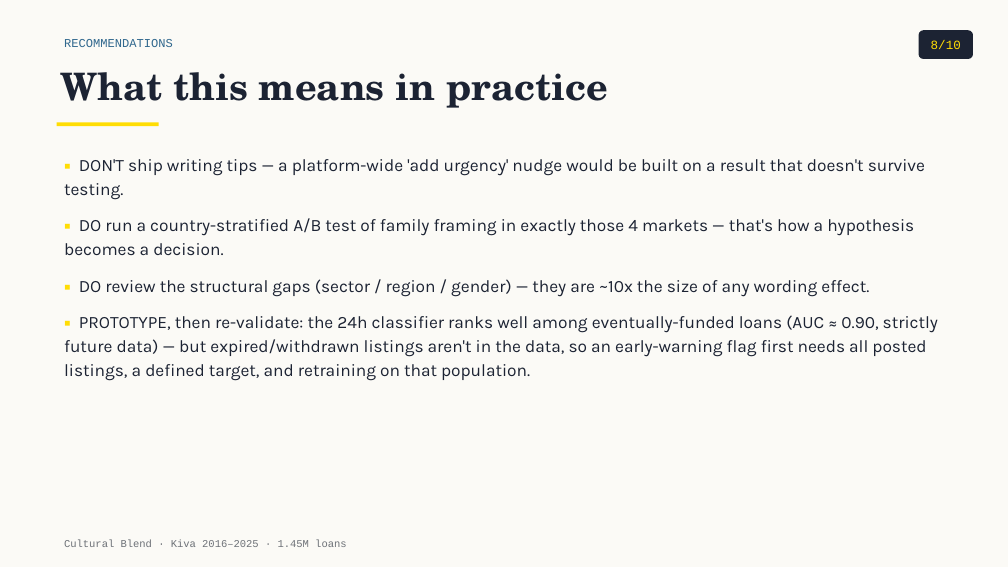
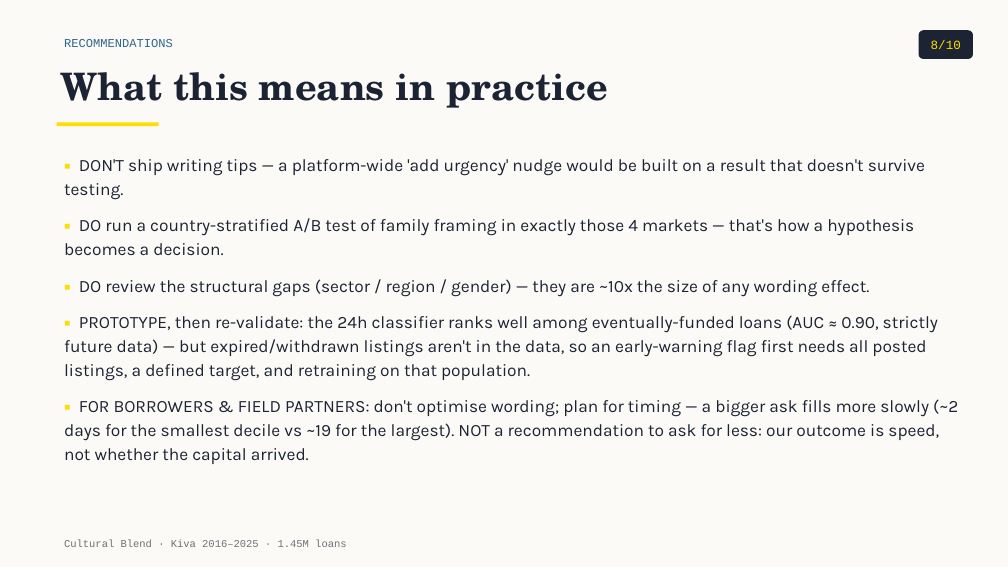
Before and after one commit to tuannm3812/unsw-ma-hackathon-2026, a slide deck: slide 8 of docs/presentation/slides_draft.pptx. Drawn at 1008x567 pixels with LibreOffice and Linux fonts; fonts in the diff are those of the drawing. Boxes give left, top, right and bottom in pixels: in the first picture for what was removed or moved away, otherwise in the second. Text is boxed around its words. In the diff, an @@ line names an element or a change of style, - is before the commit and + after.

```diff
--- a/docs/presentation/slides_draft.pptx
+++ b/docs/presentation/slides_draft.pptx
@@ text at <box>64,399,958,464</box>: paragraph added @@
+▪ FOR BORROWERS & FIELD PARTNERS: don't optimise wording; plan for timing — a bigger ask fills more slowly (~2 days for the smallest decile vs ~19 for the largest). NOT a recommendation to ask for less: our outcome is speed, not whether the capital arrived.
```
Also in this commit, not shown: 9 other files.
